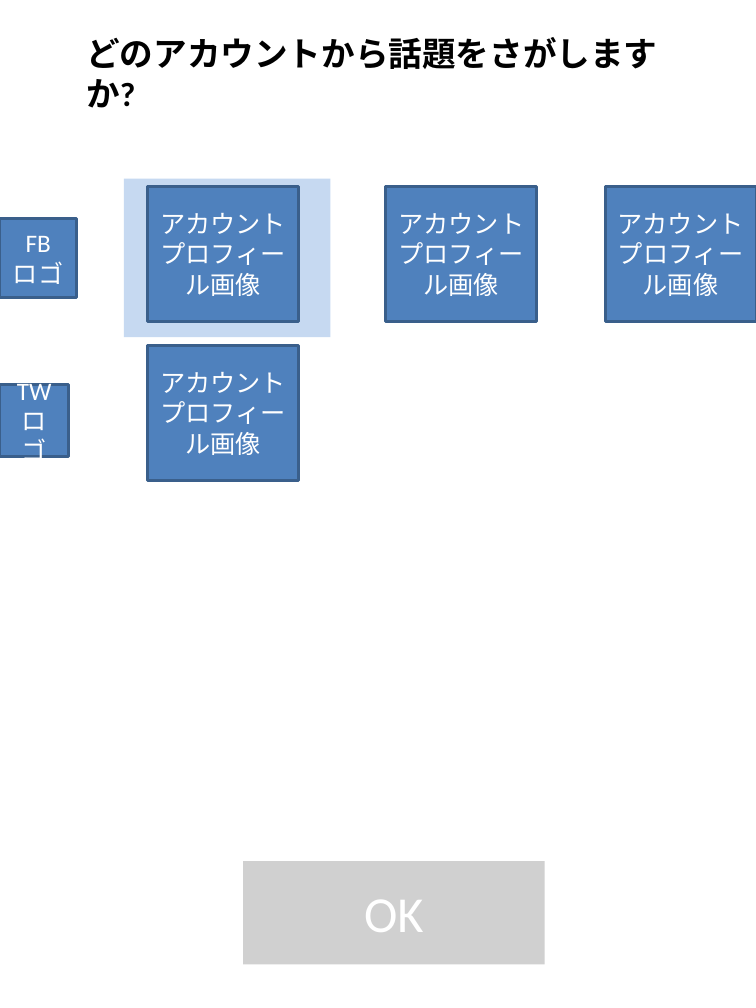
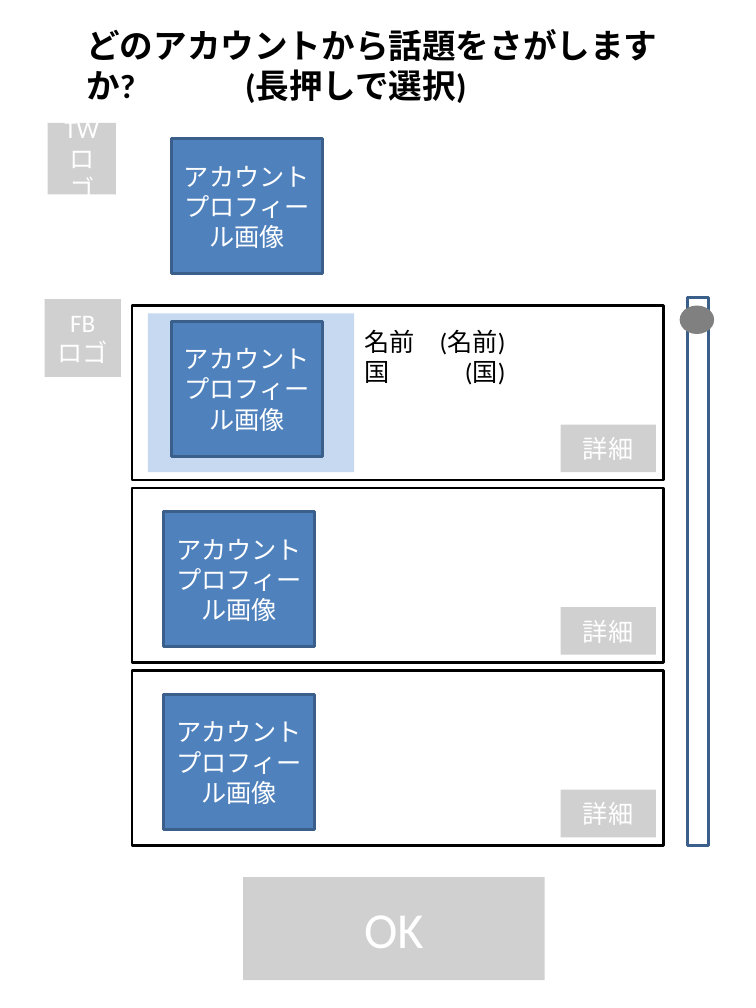
Before and after one commit to kirikiriyamama/topick, a slide deck: slide 5 of client/UI/UI.pptx (slide 6 before the commit). Drawn at 756x1008 pixels with LibreOffice and Linux fonts; fonts in the diff are those of the drawing; grey boxes stand for pictures; background and template pictures are left out. Boxes give left, top, right and bottom in pixels: in the first picture for what was removed or moved away, otherwise in the second. Text is boxed around its words. In the diff, an @@ line names an element or a change of style, - is before the commit and + after.

```diff
--- a/client/UI/UI.pptx
+++ b/client/UI/UI.pptx
@@ text "どのアカウントから話題をさがしますか?": place and size @@
-text "どのアカウントから話題をさがしますか?" at <box>86,37,657,69</box>
+text "どのアカウントから話題をさがしますか?" at <box>86,29,657,61</box>
@@ text added at <box>245,70,467,103</box>, 24 pt, text #000000, bold @@
+(長押しで選択)
@@ rectangle added at <box>29,107,712,289</box>, outline #FFFFFF 2 pt @@
@@ picture added at <box>47,123,116,195</box>, 18 pt, text #FFFFFF @@
+TW
+ロゴ
@@ rectangle "アカウント": place and size @@
-rectangle "アカウント" at <box>148,346,299,481</box>
+rectangle "アカウント" at <box>171,139,323,274</box>
@@ rectangle removed at <box>0,219,77,298</box> @@
-FB
-ロゴ
@@ rectangle added at <box>29,297,712,853</box>, outline #FFFFFF 2 pt @@
@@ picture added at <box>44,297,121,377</box>, 18 pt, text #FFFFFF @@
+FB
+ロゴ
@@ rectangle added at <box>687,297,709,845</box>, fill #FFFFFF, outline #3A5F8C 2 pt @@
@@ rectangle added at <box>132,305,664,480</box>, outline #000000 2 pt @@
@@ rectangle: place and size @@
-rectangle at <box>124,178,331,337</box>
+rectangle at <box>148,313,355,472</box>
@@ rectangle "アカウント": place and size @@
-rectangle "アカウント" at <box>148,186,299,322</box>
+rectangle "アカウント" at <box>171,322,323,457</box>
@@ ellipse added at <box>679,305,714,334</box>, fill #808080 @@
@@ text added at <box>364,330,505,385</box>, 18 pt, text #000000 @@
+名前 (名前)
+国 (国)
@@ rectangle removed at <box>0,385,69,457</box> @@
-TW
-ロゴ
@@ picture added at <box>560,424,655,472</box>, 18 pt, text #FFFFFF @@
+詳細
@@ rectangle added at <box>132,488,664,662</box>, outline #000000 2 pt @@
@@ rectangle "アカウント": place and size @@
-rectangle "アカウント" at <box>605,186,756,322</box>
+rectangle "アカウント" at <box>163,512,314,647</box>
@@ picture added at <box>560,607,655,654</box>, 18 pt, text #FFFFFF @@
+詳細
@@ rectangle added at <box>132,670,664,845</box>, outline #000000 2 pt @@
@@ rectangle "アカウント": place and size @@
-rectangle "アカウント" at <box>386,186,537,322</box>
+rectangle "アカウント" at <box>163,695,314,830</box>
@@ picture added at <box>560,789,655,837</box>, 18 pt, text #FFFFFF @@
+詳細
@@ picture "OK": place and size @@
-picture "OK" at <box>243,861,544,964</box>
+picture "OK" at <box>243,877,544,980</box>
```
Also in this commit, not shown: 4 other slides changed, 1 slide removed, 5 other files.
